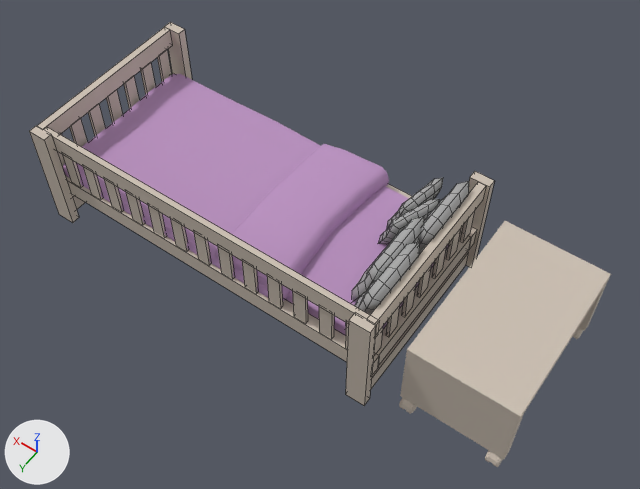
Two versions of the FBX model Bed_Time_Story/Assets/MainAsset/KidRoom/ROOM_GIRL/Mesh/Room_KID/SM_Room_Bed.fbx, one commit apart.
Both versions are drawn from a camera (50 mm lens) standing at (-3.23, 4.34, 6.11) and looking at (-0.67, 0.75, 0.47). Lighting does not change. The marker at lower left points along +X, +Y and +Z. Mesh edges are drawn as thin lines on the coarser meshes. Where no turn or scale is listed for an object, it has been applied to the vertices. Vertices at the same position are counted once.

In view in the first picture: 'Bed_wood', 'Bureau', 'Mattress', 'cushion'.
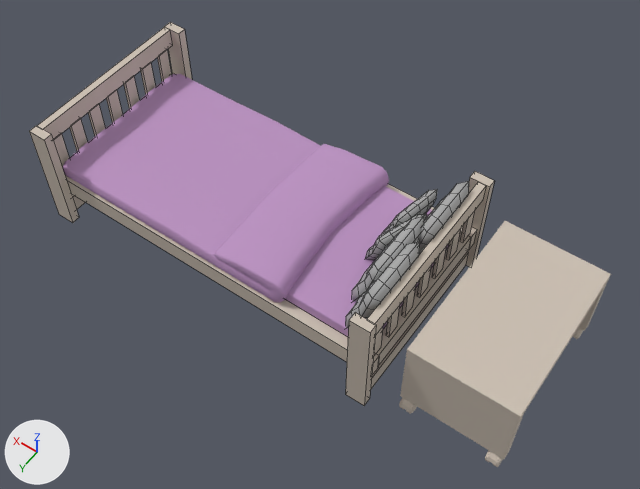
The newer file is also rescaled (x100.0), turned or shifted as a whole; pictures and numbers use the older file's frame.

Changed parts and their boxes (x1, y1, x2, y2) in the pictures (640 x 489 px; the box of a moved part takes in the faces that stretch with it):
'cushion', reshaped
    before: (345, 178, 469, 324)
    after: (345, 181, 469, 328)
part 1 of me_mesh_001, deleted
    before: (44, 127, 379, 349)
part 2 of me_mesh, moved or reshaped
    before: (379, 199, 440, 244)
    after: (365, 214, 427, 260)
part 3 of me_mesh, moved or reshaped
    before: (387, 178, 443, 229)
    after: (381, 190, 437, 235)

What changed in the scene script:
```text
Change me_mesh:
    where me_mesh.from_pydata(...)  # 330 vertices, 320 faces; spans x -0.247..0.279, y -0.738..0.668, z -0.293..0.293
    used by ob_cushion; location = (-1.323, 0.687, 0.849)
    me_mesh part 2: the loose piece of 66 vertices spanning x -0.074..0.247, y -0.56..-0.084, z -0.271..0.129 is moved by (0.0, 0.189, 0.0)
    me_mesh part 3: the loose piece of 66 vertices spanning x 0.008..0.279, y -0.738..-0.267, z -0.271..0.129 is moved by (-0.025, 0.129, 0.0)
Change me_mesh_001:
    used by ob_bed_wood; location = (0.001, 0.646, 0.125)
    remove me_mesh_001.from_pydata(...)  # 320 vertices, 182 faces; spans x -1.65..1.65, y -0.82..0.89, z -0.13..0.91
    add me_mesh_001.from_pydata(...)  # 208 vertices, 124 faces; spans x -1.65..1.65, y -0.82..0.89, z -0.13..0.91
    me_mesh_001 part 1: 14 loose pieces with 112 vertices, spanning x -1.63..1.59, y 0.76..0.81, z 0.37..0.9, are deleted
```
